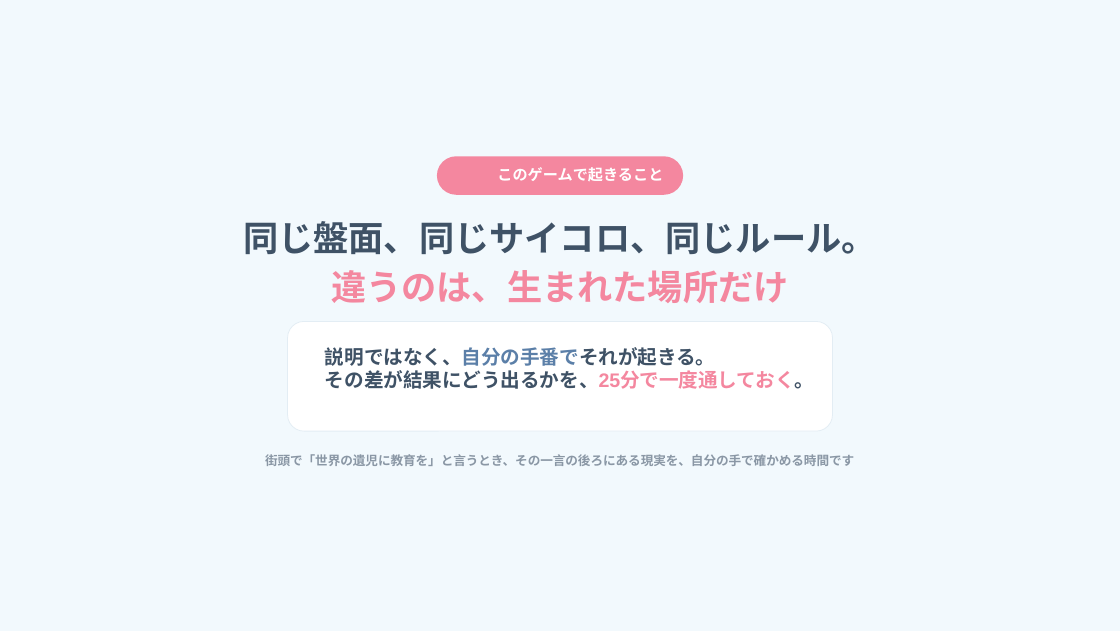
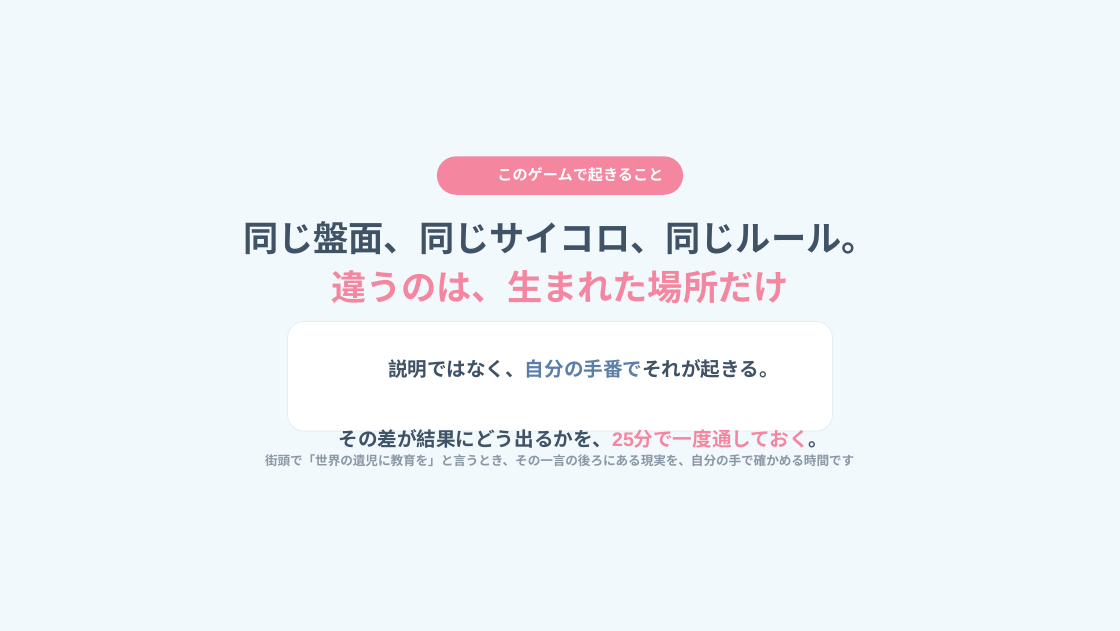
Before and after one commit to arico1101/door-world-short-online, a slide deck: slide 4 of slides.pptx. Drawn at 1120x631 pixels with LibreOffice and Linux fonts; fonts in the diff are those of the drawing; background and template pictures are left out. Boxes give left, top, right and bottom in pixels: in the first picture for what was removed or moved away, otherwise in the second. Text is boxed around its words. In the diff, an @@ line names an element or a change of style, - is before the commit and + after.

```diff
--- a/slides.pptx
+++ b/slides.pptx
@@ text at [339,359,829,448]: text changed @@
-説明ではなく、自分の手番でそれが起きる。
-その差が結果にどう出るかを、25分で一度通しておく。
+説明ではなく、自分の手番でそれが起きる。
+その差が結果にどう出るかを、25分で一度通しておく。
```
Also in this commit, not shown: 16 other slides changed.
